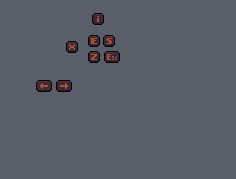
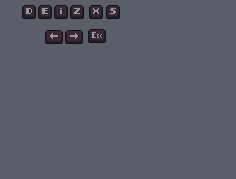
Layers edited between the first and the second 236x179 image:
added layer "KeyboardD.png" above "KeyboardE.png" over [22,5,36,19]
painted on "KeyboardE.png" over [38,5,100,47]
painted on "KeyboardEscape.png" over [88,29,120,63]
moved "KeyboardZ.png" above "KeyboardI.png", painted on it over [70,5,100,63]
painted on "KeyboardI.png" over [54,5,104,25]
painted on "KeyboardS.png" over [103,5,120,47]
painted on "KeyboardX.png" over [66,5,103,53]
painted on "KeyboardNextTab.png" over [56,30,83,92]
painted on "KeyboardPreviousTab.png" over [36,30,63,92]
